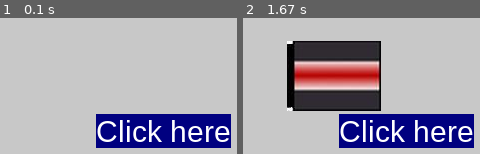
Above: before the commit, frames 1-2 (left to right).
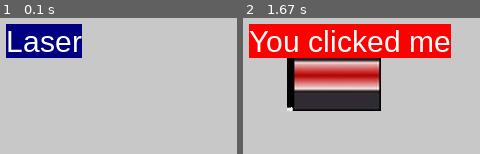
Above: after the commit, the same moments.

Repository: SamuelGaudout/Projet_M2_Lumi
Game: pygame game, started from Objects.py
Two runs of this game, one before a commit and one after it. Both use one fixed random seed, a clock stepped at 60 frames per second and the inputs below.
Inputs (mouse positions are in pixels of both pictures, inside the frame that each line leads up to):
- Up to frame 1 (0.1 s): no input
- Up to frame 2 (1.67 s): click (288, 41) at 0.38 s

The runs differ from the first frame. In frame 1, 22% of the frame differs, in the area x 2-98%, y 4-96%; in frame 2, 35%.

Commit message:
Création class Laser et définition d'une classe globale pour tous les objets

Diff:
--- a/Objects.py
+++ b/Objects.py
@@ -1,6 +1,5 @@
 import pygame
 from pygame.locals import *
-import sys
 import os
 import Buttons
 
@@ -21,9 +20,10 @@
         self.image = [] # image sequence
 
 
-    def load_image(self):
+    def load_image(self,path_image):
         "Load an image from a privte file present in a subdirectory"
-        self.image.append(pygame.image.load(os.getcwd()+"\Photos_Materiel\laser.png").convert_alpha())
+        path=os.getcwd()+path_image
+        self.image.append(pygame.image.load(path).convert_alpha())
 
 
     def draw(self):
@@ -32,15 +32,27 @@
         screen.blit(self.image[0], self.pos)
         pass
 
-l1=Object()
+
+class Laser(Object):
+    "Laser object"
+    def __init__(self, pos=(0,0), current=0):
+        Object.__init__(self, pos, current)
+        self.pathIm="\Photos_Materiel\laser.png"
+        self.load_image(self.pathIm)
+
+
+
+l1=Laser()
 
 button1 = Buttons.Button(
-    "Click here",
-    (100, 100),
+    "Laser",
+    (10, 10),
     font=30,
     scrn=screen,
     bg="navy",
     feedback="You clicked me")
+
+
 pygame.display.flip()
 running = True
 
@@ -50,10 +62,9 @@
         if event.type == pygame.QUIT:
             running = False
         elif event.type == pygame.MOUSEBUTTONDOWN:
-            l1.load_image()
             l1.draw()
         button1.click(event)
-    screen.blit(button1.surface, (100,100))
+    screen.blit(button1.surface, (10,10))
 
 
 
